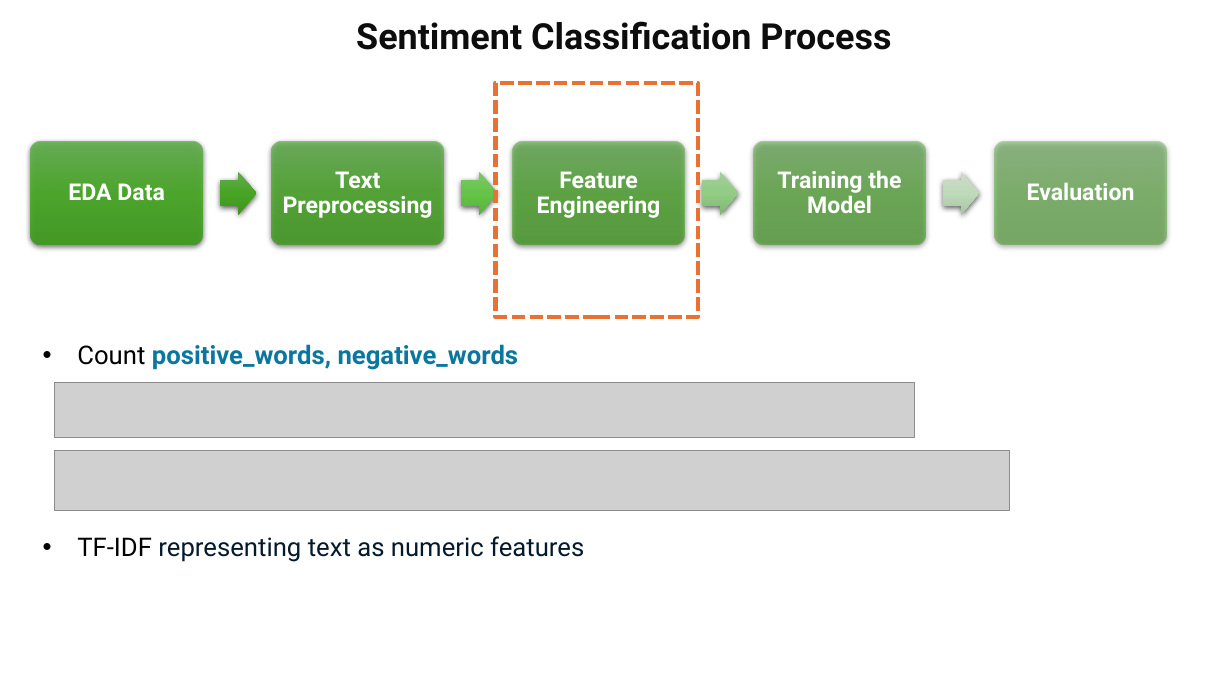
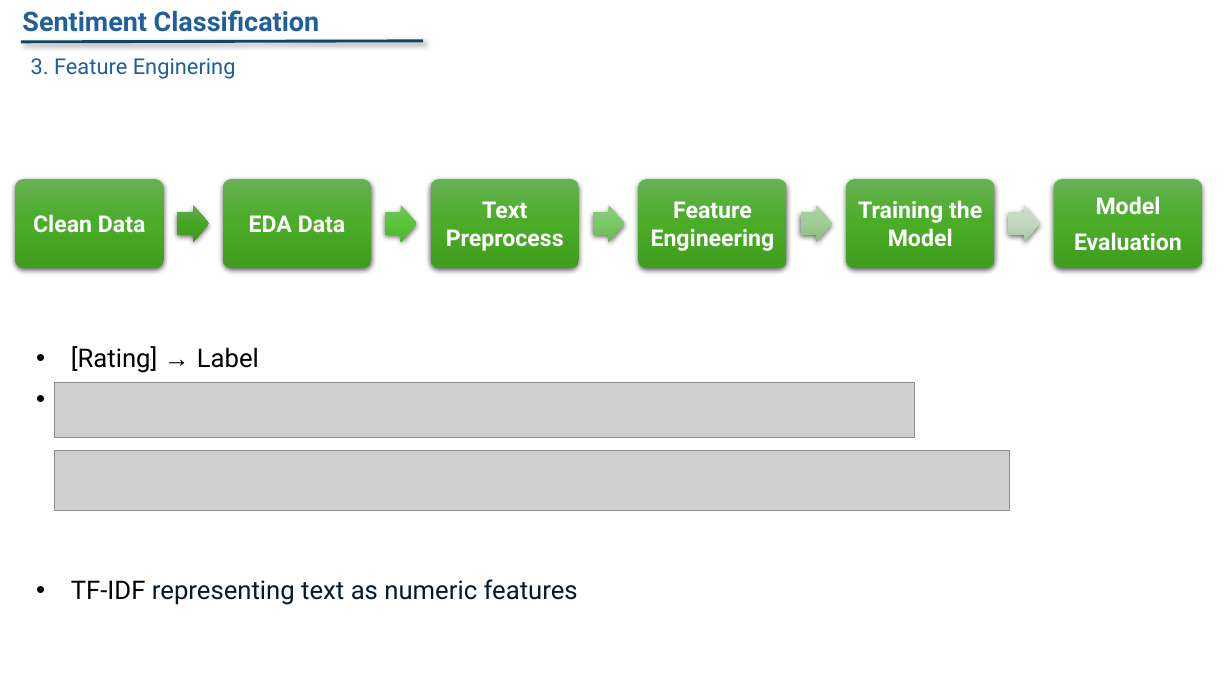
Before and after one commit to KhanhNguyen312/sentiment_classification, a slide deck: slide 4 of Slide_Data Science Capstone.pptx (slide 6 before the commit). Drawn at 1232x693 pixels with LibreOffice and Linux fonts; fonts in the diff are those of the drawing; grey boxes stand for pictures. Boxes give left, top, right and bottom in pixels: in the first picture for what was removed or moved away, otherwise in the second. Text is boxed around its words. In the diff, an @@ line names an element or a change of style, - is before the commit and + after.

```diff
--- a/Slide_Data Science Capstone.pptx
+++ b/Slide_Data Science Capstone.pptx
@@ text "Sentiment Classification" at [22,10,320,32]: vertical alignment bottom to top @@
@@ text at [22,10,320,32]: text changed; size 28 to 21 pt; text colour #0D0D0D to #215F9A @@
-Sentiment Classification Process
+Sentiment Classification
@@ line added from (22, 42) to (422, 41), #104760 2.25 pt @@
@@ text added at [31,58,236,79], 17 pt, text #215F9A @@
+3. Feature Enginering
@@ rectangle removed at [495,83,698,317] @@
@@ rounded rectangle: place and size @@
-rounded rectangle at [30,141,202,245]
+rounded rectangle at [15,179,164,268]
@@ line spacing 0.9 to 1 in 3 elements at [858,200,982,246], [651,201,775,251], [249,215,346,232] @@
@@ text "EDA Data": place and size @@
-text "EDA Data" at [68,183,165,200]
+text "EDA Data" at [249,215,346,232]
@@ rounded rectangle: place and size @@
-rounded rectangle at [272,141,444,245]
+rounded rectangle at [223,179,372,268]
@@ rounded rectangle: place and size @@
-rounded rectangle at [513,141,685,245]
+rounded rectangle at [431,179,579,268]
@@ text "Feature Engineering": place and size @@
-text "Feature Engineering" at [537,171,661,218]
+text "Feature Engineering" at [651,201,775,251]
@@ rounded rectangle added at [639,179,787,268], fill gradient #66B354 to #4BAD28 to #409F1E @@
@@ text "Training the Model": place and size @@
-text "Training the Model" at [777,170,901,213]
+text "Training the Model" at [858,200,982,246]
@@ rounded rectangle: place and size @@
-rounded rectangle at [754,141,926,245]
+rounded rectangle at [847,179,995,268]
@@ rounded rectangle: place and size @@
-rounded rectangle at [994,141,1166,245]
+rounded rectangle at [1054,179,1202,268]
@@ text "Model": place and size @@
-text "Model" at [1027,182,1135,200]
+text "Model" at [1074,196,1182,250]
@@ right arrow: place and size @@
-right arrow at [220,172,256,214]
+right arrow at [177,205,209,242]
@@ right arrow at [177,205,209,242]: fill gradient #64AC53 to #48A526 to #3D981D to gradient #65AC53 to #48A626 to #3E981D @@
@@ right arrow: place and size @@
-right arrow at [461,172,497,214]
+right arrow at [385,205,417,242]
@@ right arrow at [385,205,417,242]: fill gradient #7CC769 to #66C54B to #57B53C to gradient #73C65F to #5BC43B to #4EB42F @@
@@ text at [446,201,564,251]: text changed @@
-Text Preprocessing
+Text Preprocess
@@ right arrow added at [593,205,625,242], fill gradient #8FCA81 to #7EC76B to #6DB65A @@
@@ right arrow: place and size @@
-right arrow at [702,172,738,214]
+right arrow at [801,205,833,242]
@@ right arrow at [801,205,833,242]: fill gradient #A2CF99 to #94CC88 to #82B975 to gradient #ADD2A6 to #A0CE97 to #8CBB84 @@
@@ right arrow: place and size @@
-right arrow at [943,172,979,214]
+right arrow at [1008,205,1040,242]
@@ right arrow at [1008,205,1040,242]: fill gradient #CBDFC8 to #C1DABD to #ABC4A6 to gradient #CCE0C9 to #C2DBBF to #ABC5A8 @@
@@ text at [1096,196,1161,214]: paragraph added @@
+Model
@@ text added at [33,214,146,232], 18 pt, text #FFFFFF, bold @@
+Clean Data
@@ text at [1074,232,1182,250]: line spacing 0.9 to 1 @@
@@ subtitle at [71,346,259,373]: paragraph added @@
+• [Rating] → Label
```
Also in this commit, not shown: 2 other slides changed, 2 slides added, 3 slides removed, 3 other files.
